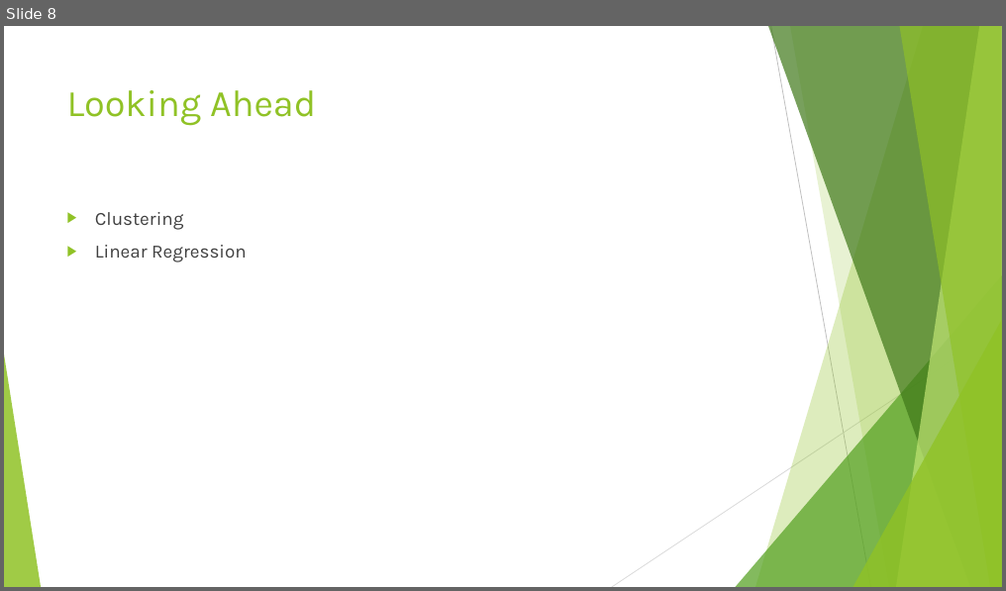
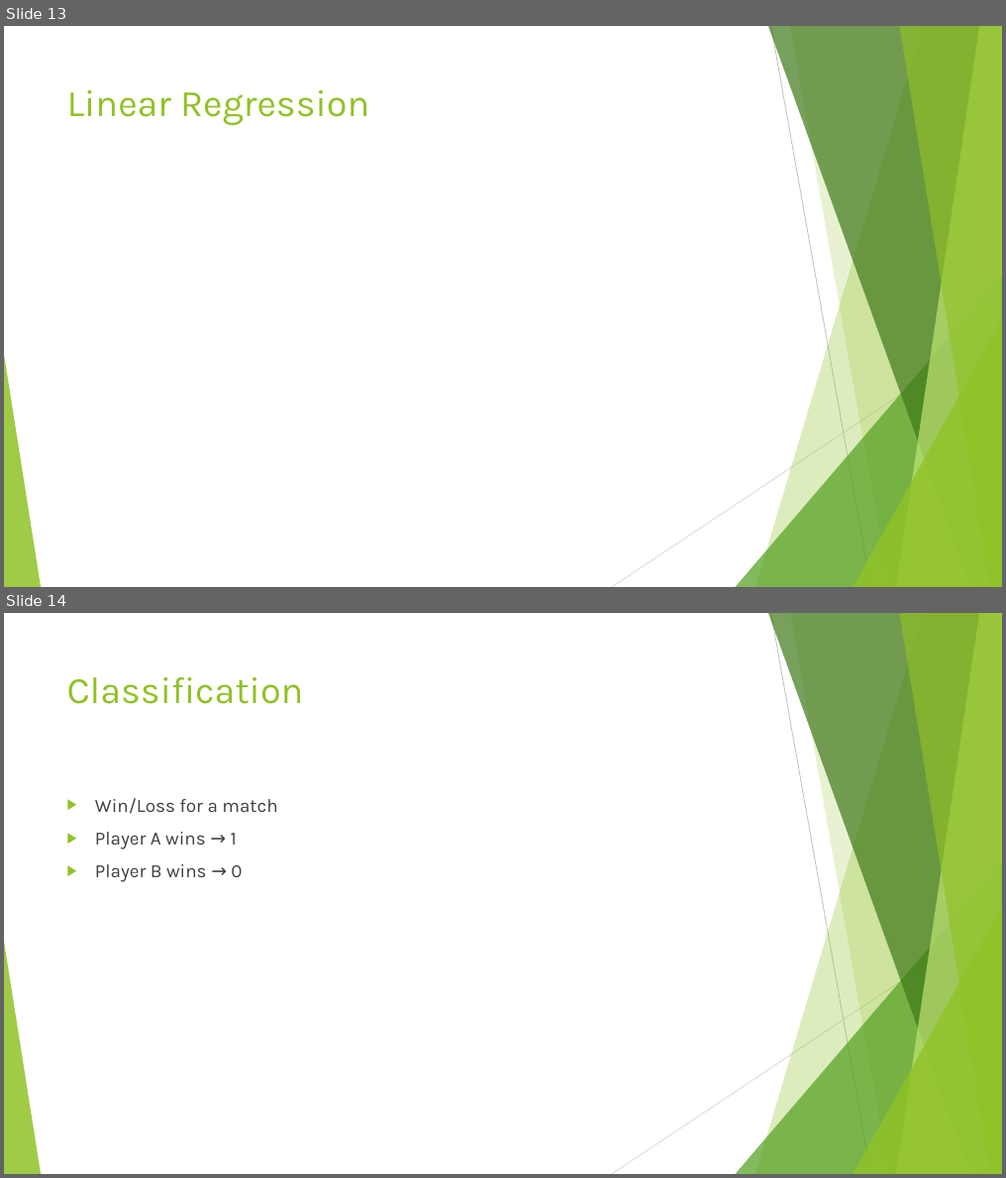
Before and after one commit to nponticelli/ml1-project, a slide deck: ATP Tennis Matches.pptx. Shown one above the other, each under a label of ours: slide 8 before the commit, slides 13 and 14 after it. The pictures are 1006x591 and 1006x1178 pixels, drawn with LibreOffice and Linux fonts; fonts in the diff are those of the drawing. Boxes give left, top, right and bottom in pixels: in the first picture for what was removed or moved away, otherwise in the second. Text is boxed around its words. In the diff, an @@ line names an element or a change of style, - is before the commit and + after.

```diff
--- a/ATP Tennis Matches.pptx
+++ b/ATP Tennis Matches.pptx
@@ slide 14 added at (4, 613, 1002, 1174), background #FFFFFF; not listed: 10 template elements that a slide beside it also shows @@
@@ title added at (67, 677, 304, 704), 36 pt, text #90C226 @@
+Classification
@@ text added at (95, 798, 277, 882), 18 pt, text #404040 @@
+▶ Win/Loss for a match
+▶ Player A wins → 1
+▶ Player B wins → 0
@@ what was slide 8 is now slide 13 @@
@@ slide 13 changed as well @@
@@ title at (67, 90, 369, 126): text changed @@
-Looking Ahead
+Linear Regression
@@ text removed at (95, 212, 247, 263) @@
-▶ Clustering
-▶ Linear Regression
```
Also in this commit, not shown: 5 other slides changed, 11 other slides added, 1 slide removed, 5 other files.
